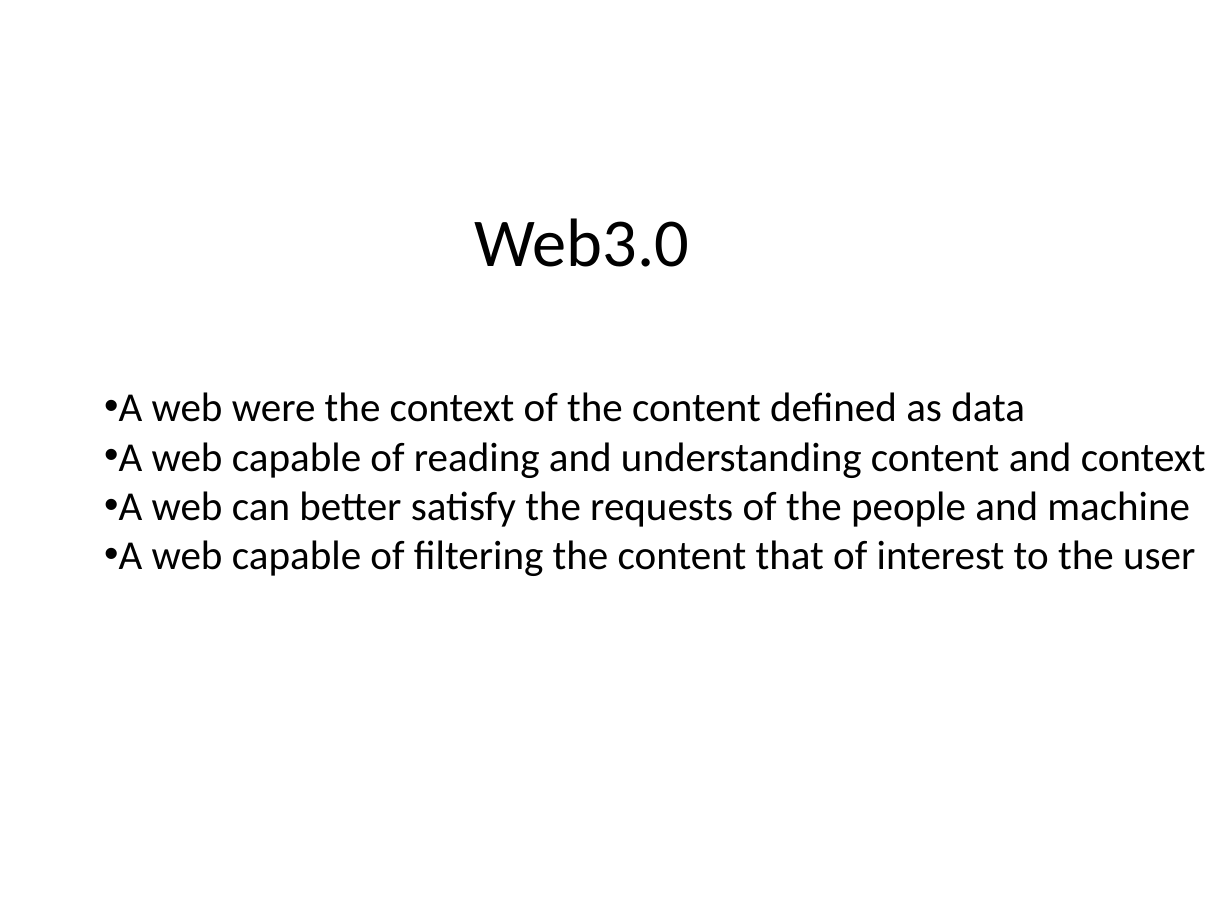
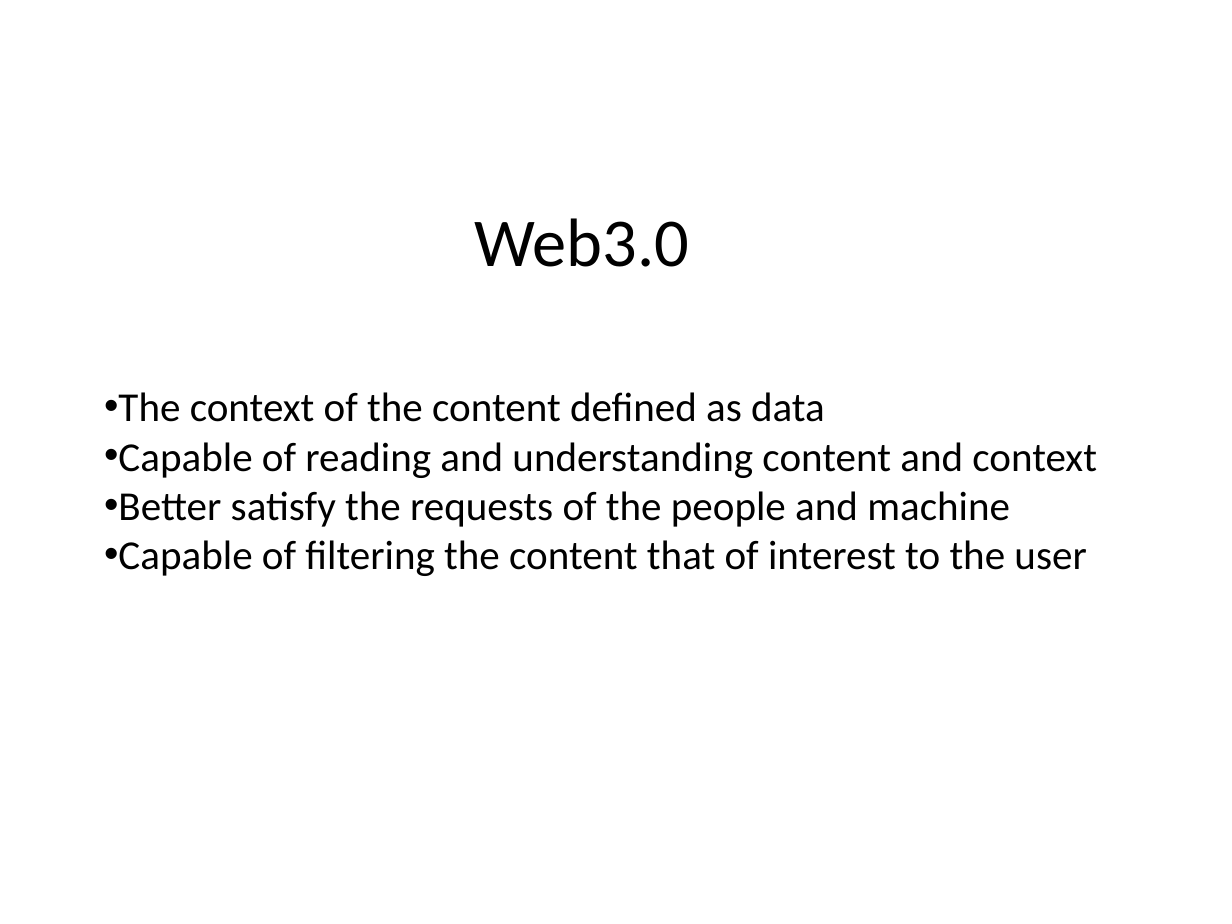
Before and after one commit to h-t-ren/homepage, a slide deck: slide 4 of Knowledge.pptx. Drawn at 1232x924 pixels with LibreOffice and Linux fonts; fonts in the diff are those of the drawing. Boxes give left, top, right and bottom in pixels: in the first picture for what was removed or moved away, otherwise in the second. Text is boxed around its words. In the diff, an @@ line names an element or a change of style, - is before the commit and + after.

```diff
--- a/Knowledge.pptx
+++ b/Knowledge.pptx
@@ text at (118,392,1097,576): text changed @@
-• A web were the context of the content defined as data
-• A web capable of reading and understanding content and context
-• A web can better satisfy the requests of the people and machine
-• A web capable of filtering the content that of interest to the user
+• The context of the content defined as data
+• Capable of reading and understanding content and context
+• Better satisfy the requests of the people and machine
+• Capable of filtering the content that of interest to the user
```
Also in this commit, not shown: 3 other slides changed, 1 slide added, 1 other file.
